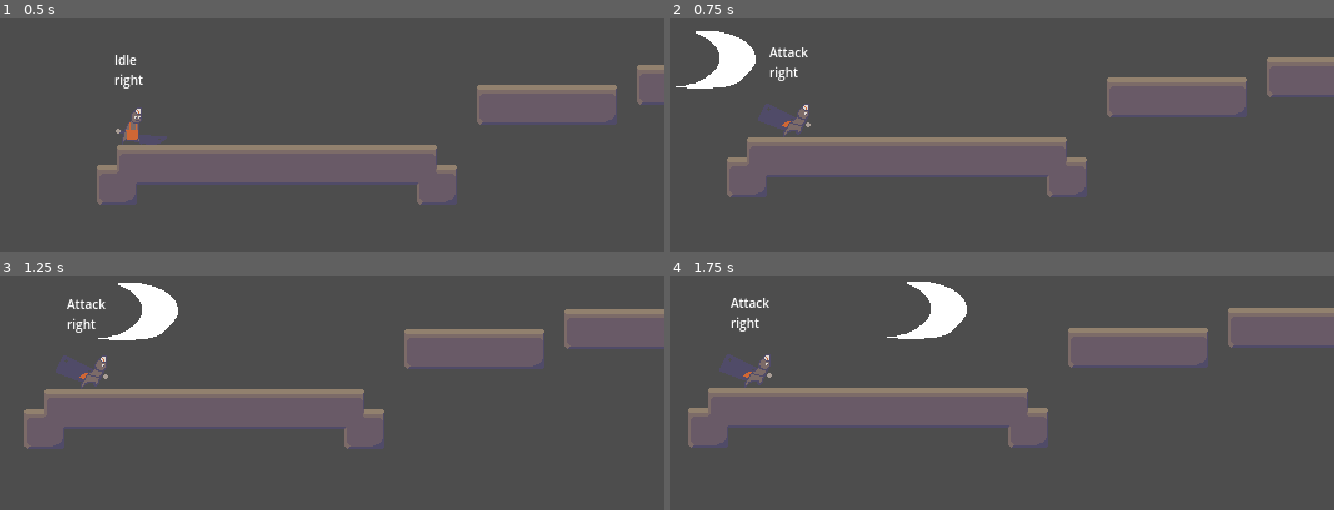
Above: before the commit, frames 1-4 (two rows, left to right).
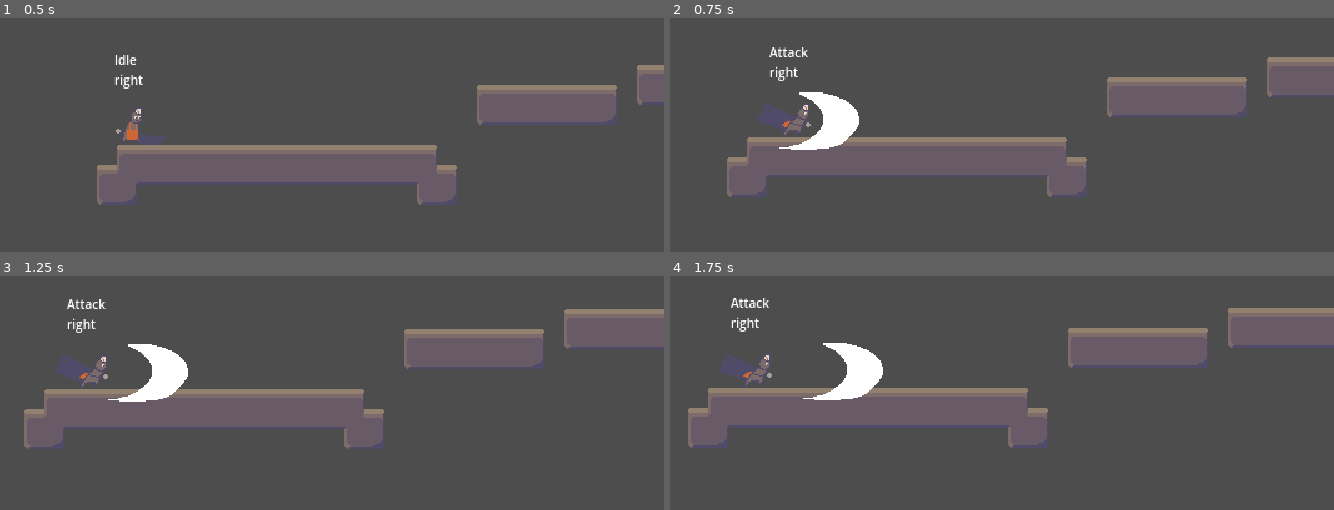
Above: after the commit, the same moments.

Repository: andhedrew/Chop
Game: Godot game, scene res://world.tscn
Two runs of this game, one before a commit and one after it. Both use one fixed random seed, a clock stepped at 60 frames per second and the inputs below.
Inputs:
- Up to frame 1 (0.5 s): no input
- Up to frame 2 (0.75 s): hold Right (right) from 0.53 s (still down); tap X (attack) at 0.6 s
- Up to frame 3 (1.25 s): keep holding Right (right); tap Z (jump) at 0.77 s
- Up to frame 4 (1.75 s): keep holding Right (right); tap Space (dash) at 1.35 s; tap Z (jump) at 1.52 s

Frame 1 is identical in both runs. In frame 2, 2.7% of the frame differs, in the area x 0-29%, y 5-57%; in frame 3, 2.7%; in frame 4, 2.6%.
Error before the commit: Invalid type in function 'setup' in base 'Area2D (Bullet)'. Cannot convert argument 1 from int to Transform2D. (res://characters/player/states/Attack.gd:11)

Commit message:
Bullet fixes

Diff:
--- a/bullets/bullet.gd
+++ b/bullets/bullet.gd
@@ -36,7 +36,7 @@
 	transform = new_global_transform
 	max_range = new_range
 	speed = new_speed
-	rotation = new_rotation
+	rotation_degrees = new_rotation
 	spread = new_spread
 
 
--- a/bullets/slash_bullet.tscn
+++ b/bullets/slash_bullet.tscn
@@ -11,11 +11,13 @@
 script = ExtResource("1_kec4k")
 
 [node name="Sprite2D" type="Sprite2D" parent="."]
+position = Vector2(19, -1)
 texture = ExtResource("2_6yh81")
 hframes = 3
 frame = 1
 
 [node name="Hitbox" parent="." instance=ExtResource("3_n5uxa")]
+position = Vector2(19, -1)
 
 [node name="CollisionShape2D" parent="Hitbox" index="0"]
 position = Vector2(7, 2)
--- a/characters/player/PlayerAnimationController.gd
+++ b/characters/player/PlayerAnimationController.gd
@@ -11,8 +11,6 @@
 
 func _ready():
 	pass
-
-
 
 func _physics_process(_delta):
 
--- a/characters/player/states/Attack.gd
+++ b/characters/player/states/Attack.gd
@@ -3,11 +3,16 @@
 func enter(_msg := {}) -> void:
 	var bullet = preload("res://bullets/slash_bullet.tscn").instantiate()
 	add_child(bullet)
-	var transform := 0
+	var transform = $"../../Pivot".global_transform
 	var fire_range := 50
 	var speed := 50
 	var spread := 0
-	var rotation := 180
+	var rotation := 0
+	if owner.looking == Enums.Looking.UP:
+		rotation = 270
+
+	if owner.facing == Enums.Facing.LEFT:
+		rotation = 180
 	bullet.setup(transform, fire_range, speed, rotation, spread)
 
 
